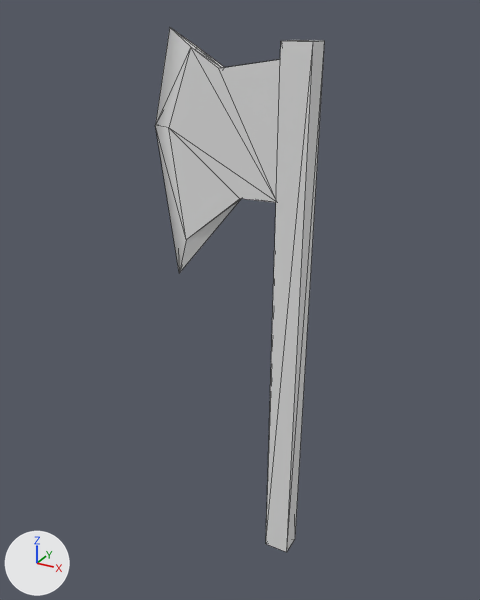
What one commit did to the FBX model Virtual Forge/Assets/Models/Weapons/iron_axe.fbx.
The view is the same before and after, from a 50 mm camera at (0.273, -0.605, 0.573) aimed at (-0.068, 0.014, 0.263). The axes (+X, +Y, +Z) are drawn at lower left. The lights are the same throughout. Mesh edges are drawn as thin lines. Where no turn or scale is listed for an object, it has been applied to the vertices.
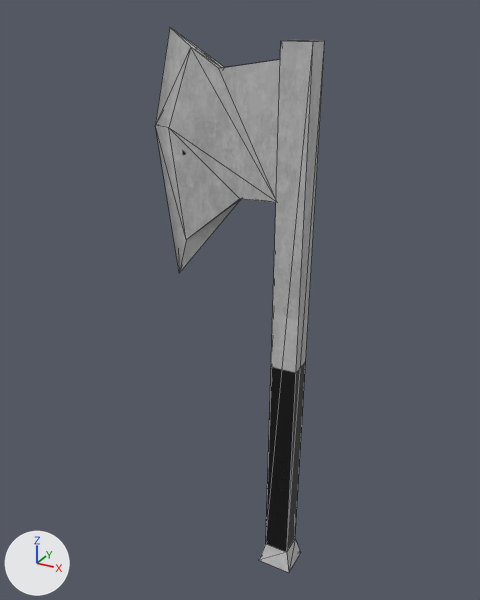
What the commit changed:
Picture 'iron_axe_texture.png' (img_iron_axe_texture_png) is new.
Material 'Material #3' (mat_material__3) is new.
Its texture is img_iron_axe_texture_png.
Its roughness is 0.0.
me_mesh is used by ob_box003; location (0.0, 0.0, 0.0).
me_mesh had 29 vertices, 54 faces and spanned x -0.165..0.022, y -0.014..0.013, z -0.055..0.555.
me_mesh now has 33 vertices, 62 faces and spans x -0.165..0.022, y -0.02..0.018, z -0.081..0.555.
Part 1, on me_mesh:
2 faces are deleted.
4 vertices are added at (-0.022, -0.02, -0.081), (-0.022, 0.018, -0.081), (0.021, 0.018, -0.081), (0.021, -0.02, -0.081).
10 new faces join them.
me_mesh part 2: 52 faces spanning x -0.165..0.022, y -0.014..0.013, z -0.055..0.555 switch from no material to mat_material__3 (picture img_iron_axe_texture_png).

What differs and where, as boxes [x1, y1, x2, y2] in the pictures (480 x 600 px):
'Box003', reshaped: before [155, 28, 325, 552]; after [155, 28, 325, 572]
part 1 of me_mesh, built on: after [259, 540, 301, 572]
part 2 of me_mesh, recoloured: [155, 28, 325, 552] in both
